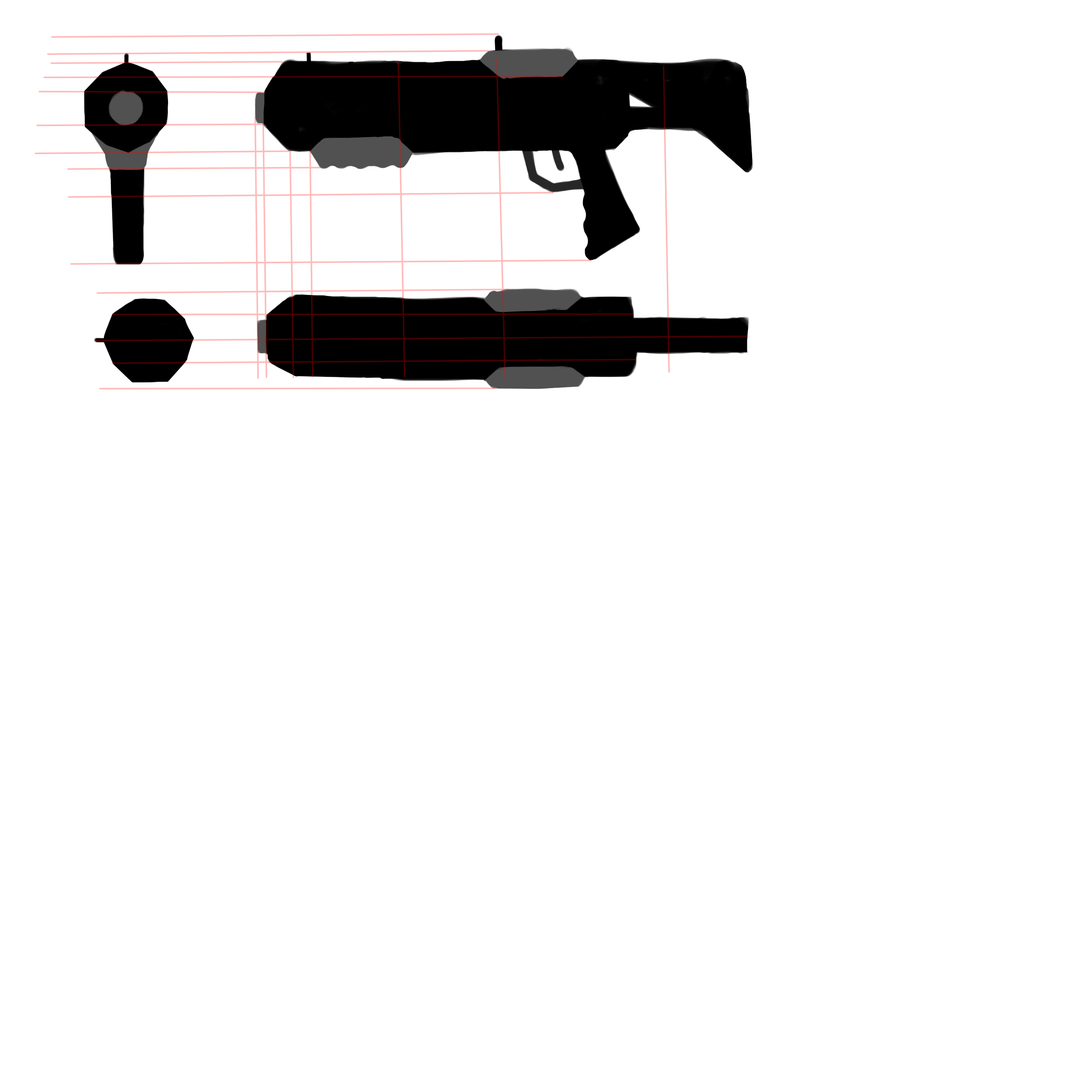
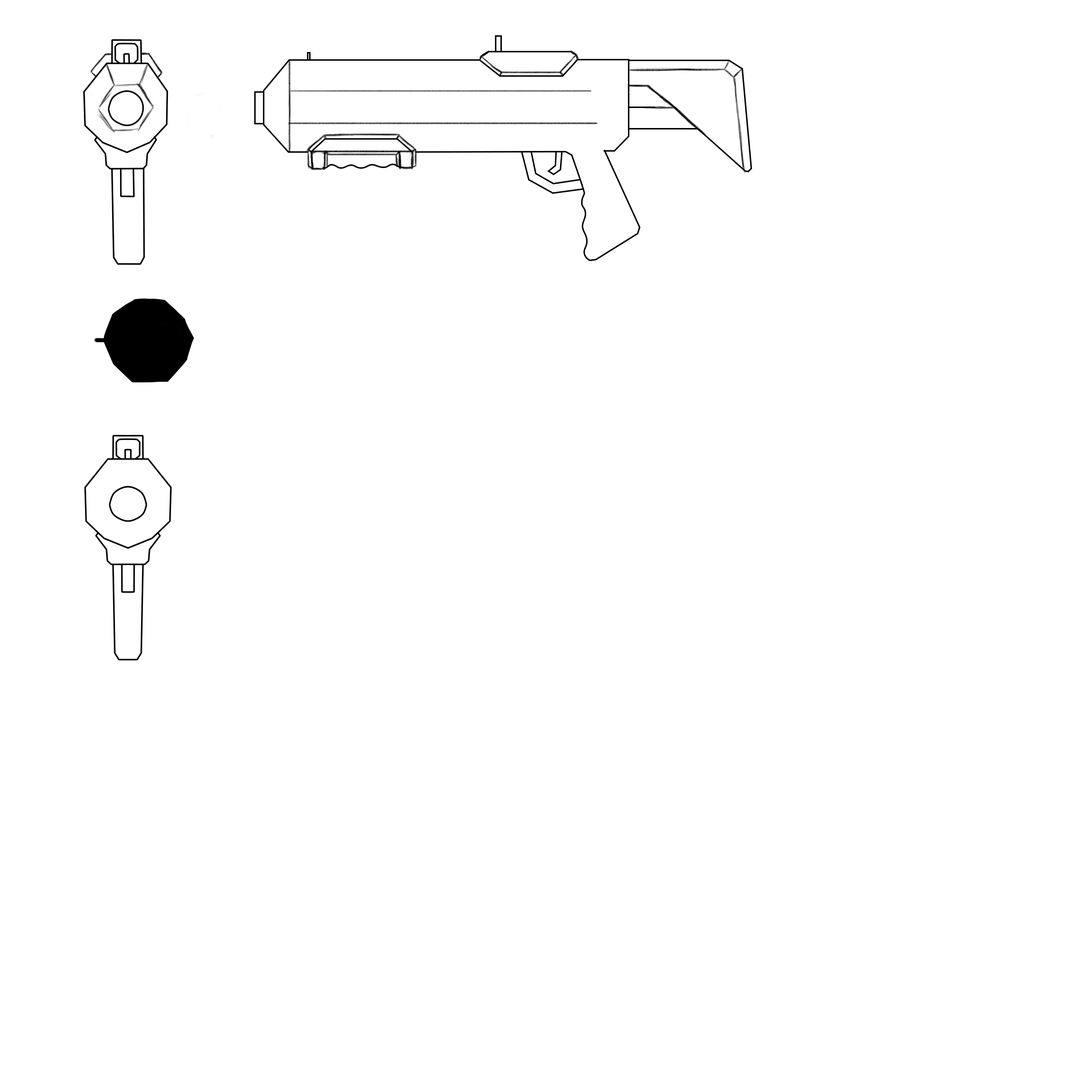
Layers edited between the first and the second 1091x1091 image:
hid "Vector1", painted on it over [34, 33, 748, 390]
added group "Side" with 13 layers above "Front" over [83, 35, 753, 260]
added layer "Capa 2" in group "Side" over [83, 46, 747, 175]
added layer "Forma 12" in group "Side" over [495, 35, 503, 52]
added layer "Forma 11" in group "Side" over [548, 152, 563, 175]
added layer "Forma 10" in group "Side" over [531, 152, 581, 184]
added layer "Forma 9" in group "Side" over [522, 152, 583, 193]
added layer "Forma 8" in group "Side" over [307, 52, 311, 60]
added layer "Forma 6" in group "Side" over [628, 93, 652, 107]
added layer "Forma 5" in group "Side" over [629, 59, 753, 173]
added layer "Forma 4" in group "Side" over [479, 50, 579, 77]
added layer "Forma 3" in group "Side" over [412, 60, 640, 260]
added layer "Forma 2" in group "Side" over [310, 138, 414, 169]
added layer "Forma 1" in group "Side" over [264, 60, 290, 152]
added group "Front" (1st of 3) with 2 layers above "Layer4" over [82, 38, 173, 662]
added layer "Front" (2nd of 3, in "Front") in group "Front" over [84, 434, 173, 662]
added layer "Front" (3rd of 3, in "Front") in group "Front" over [82, 38, 169, 266]
painted on "Layer4" over [94, 313, 195, 365]
painted on "Layer3" over [84, 44, 592, 390]
hid "Layer1(2)", opacity 100% → 46%, painted on it over [83, 34, 754, 390]
added layer "Capa 1" over [34, 33, 754, 662]
